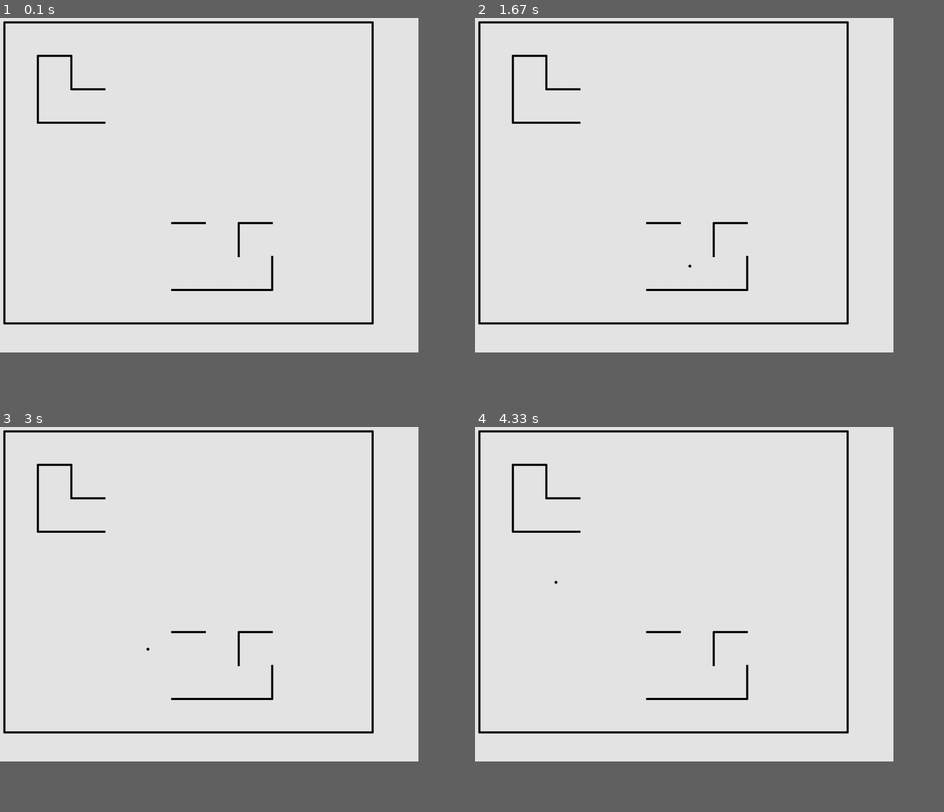
Above: before the commit, frames 1-4 (two rows, left to right).
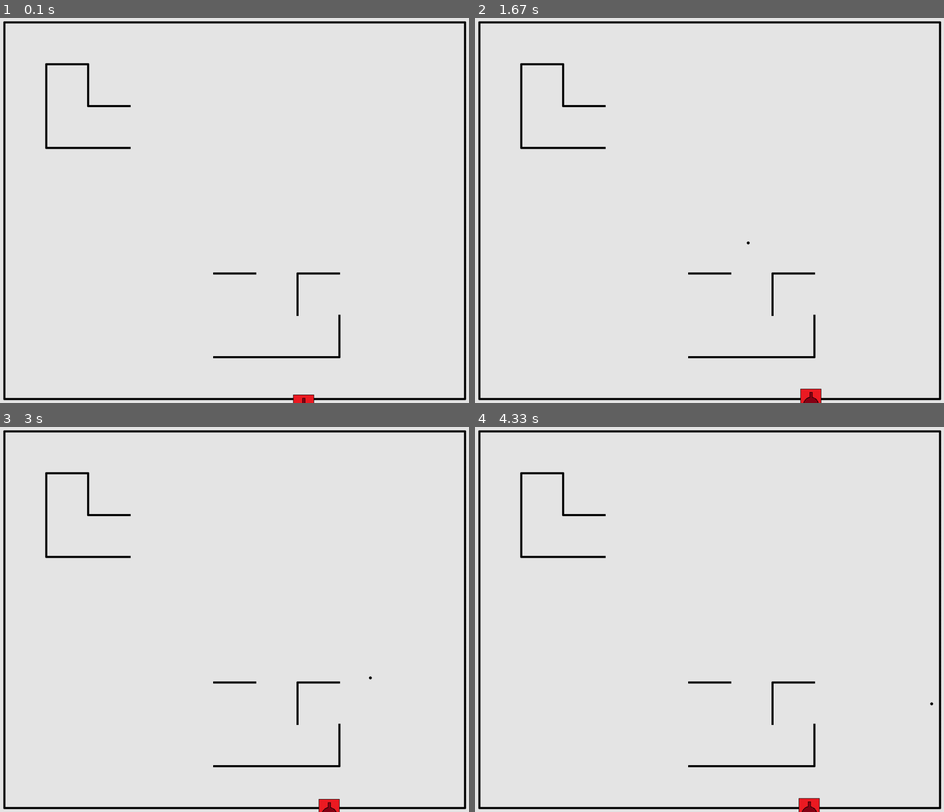
Above: after the commit, the same moments.

Repository: LankinMikhail/PyGame-project
Game: pygame game, started from Main.py
The game is run twice, just before and just after one commit, with the same random seed, the same clock (stepped at 60 frames per second) and the same inputs.
Inputs (mouse positions are in pixels of both pictures, inside the frame that each line leads up to):
- Up to frame 1 (0.1 s): no input
- Up to frame 2 (1.67 s): hold W 0.33-0.8 s; click (690, 225) at 0.88 s; hold S 1.17-1.47 s; hold W from 1.5 s (still down)
- Up to frame 3 (3 s): release W at 1.87 s; hold S 1.9-2.27 s; hold W 2.3-2.6 s; hold S 2.63-2.93 s; hold W from 2.97 s (still down)
- Up to frame 4 (4.33 s): release W at 3.33 s; hold S 3.37-3.73 s; hold W 3.77-4.07 s; hold S from 4.1 s (still down)
In our replay, the window is 803x642 before the commit and 900x739 after it. These sizes can differ from the game's own. Grey fills any space a smaller window leaves; there, only what the larger window draws over its background counts as a difference.

The runs differ from the first frame. In frame 1, 3.8% of the frame differs, in the area x 0-100%, y 0-100%; in frame 2, 3.9%; in frame 3, 3.9%; in frame 4, 3.9%.

Commit message:
углы и игроки

Diff:
--- a/Collision/Bullet.py
+++ b/Collision/Bullet.py
@@ -15,20 +15,21 @@
         self.life = life
 
     def update(self):
-        self.x += self.vx
-        self.y += self.vy
         self.life -= 1
         if self.life == 0:
             bullets.remove(self)
-        self.rect = self.rect.move(self.vx, self.vy)
+            return
+        self.x += self.vx
+        self.y += self.vy
+        self.rect = pygame.Rect(round(self.x), round(self.y), 2 * self.radius, 2 * self.radius)
         if pygame.sprite.spritecollideany(self, horizontal_borders):
             self.vy = -self.vy
         elif pygame.sprite.spritecollideany(self, vertical_borders):
             self.vx = -self.vx
 
     def render(self, screen):
-        gfxdraw.aacircle(screen, self.x, self.y, self.radius, (0, 0, 0))
-        gfxdraw.filled_circle(screen, self.x, self.y, self.radius, (0, 0, 0))
+        gfxdraw.aacircle(screen, round(self.x), round(self.y), self.radius, (0, 0, 0))
+        gfxdraw.filled_circle(screen, round(self.x), round(self.y), self.radius, (0, 0, 0))
 
 
 bullets = []
--- /dev/null
+++ b/Collision/Player.py
@@ -0,0 +1,36 @@
+import pygame
+import os
+import sys
+import math
+
+
+class Player(pygame.sprite.Sprite):
+    def __init__(self, team, x, y, angle):
+        super().__init__()
+        self.team = team
+        self.x = x
+        self.y = y
+        self.angle = angle
+        self.effect = None
+        self.motion = "stop"
+
+    def render(self, screen):
+        texture = pygame.transform.scale(load_image(os.path.dirname(__file__)[:-10] + "\\Assets\\тест_модель.png"),
+                                         (50, 75))
+        screen.blit(texture, (round(self.x), round(self.y)))
+
+    def update(self):
+        if self.motion == "forward":
+            self.y += math.cos(math.radians(self.angle))
+            self.x += math.sin(math.radians(self.angle))
+        if self.motion == "back":
+            self.y -= math.cos(math.radians(self.angle))
+            self.x -= math.sin(math.radians(self.angle))
+
+
+def load_image(name):
+    fullname = os.path.join('data', name)
+    if not os.path.isfile(fullname):
+        raise FileNotFoundError(name)
+    image = pygame.image.load(fullname)
+    return image
--- a/Main.py
+++ b/Main.py
@@ -2,8 +2,11 @@
 from Collision.Board import Board
 from Collision.Bullet import Bullet, bullets
 from Collision.Border import horizontal_borders, vertical_borders
+from Collision.Player import Player
 import sys
+import os
 import random
+import math
 
 
 level1 = [["", "", "", "", "", "", "", "", "", "", ""],
@@ -18,20 +21,36 @@
 FPS = 120
 if __name__ == "__main__":
     pygame.init()
-    screen = pygame.display.set_mode((1000, 800))
+    screen = pygame.display.set_mode((1120, 920))
     running = True
     field = Board(11, 9)
-    field.set_view(10, 10, 80)
+    field.set_view(10, 10, 100)
     field.fill(level1)
     clock = pygame.time.Clock()
+    player1 = Player(0, 700, 900, 100)
     while running:
         for event in pygame.event.get():
             if event.type == pygame.QUIT:
                 running = False
             if event.type == pygame.MOUSEBUTTONDOWN:
-                bullets.append(Bullet(3, event.pos[0], event.pos[1], 1, 1, 2400))
+                angle = random.randint(0, 90)
+                velocity = 180 / FPS
+                bullets.append(Bullet(3, event.pos[0], event.pos[1], velocity * math.sin(math.radians(angle)),
+                                      velocity * math.cos(math.radians(angle)), FPS * 30))
+            if event.type == pygame.KEYDOWN:
+                if event.unicode == "w":
+                    player1.motion = "forward"
+                if event.unicode == "s":
+                    player1.motion = "back"
+            if event.type == pygame.KEYUP:
+                if event.unicode == "w" and player1.motion == "forward":
+                    player1.motion = "stop"
+                if event.unicode == "s" and player1.motion == "back":
+                    player1.motion = "stop"
         screen.fill((230, 230, 230))
         field.render(screen)
+        player1.render(screen)
+        player1.update()
         for bullet in bullets:
             bullet.render(screen)
             bullet.update()
Binary file added: Assets/тест_модель.png
